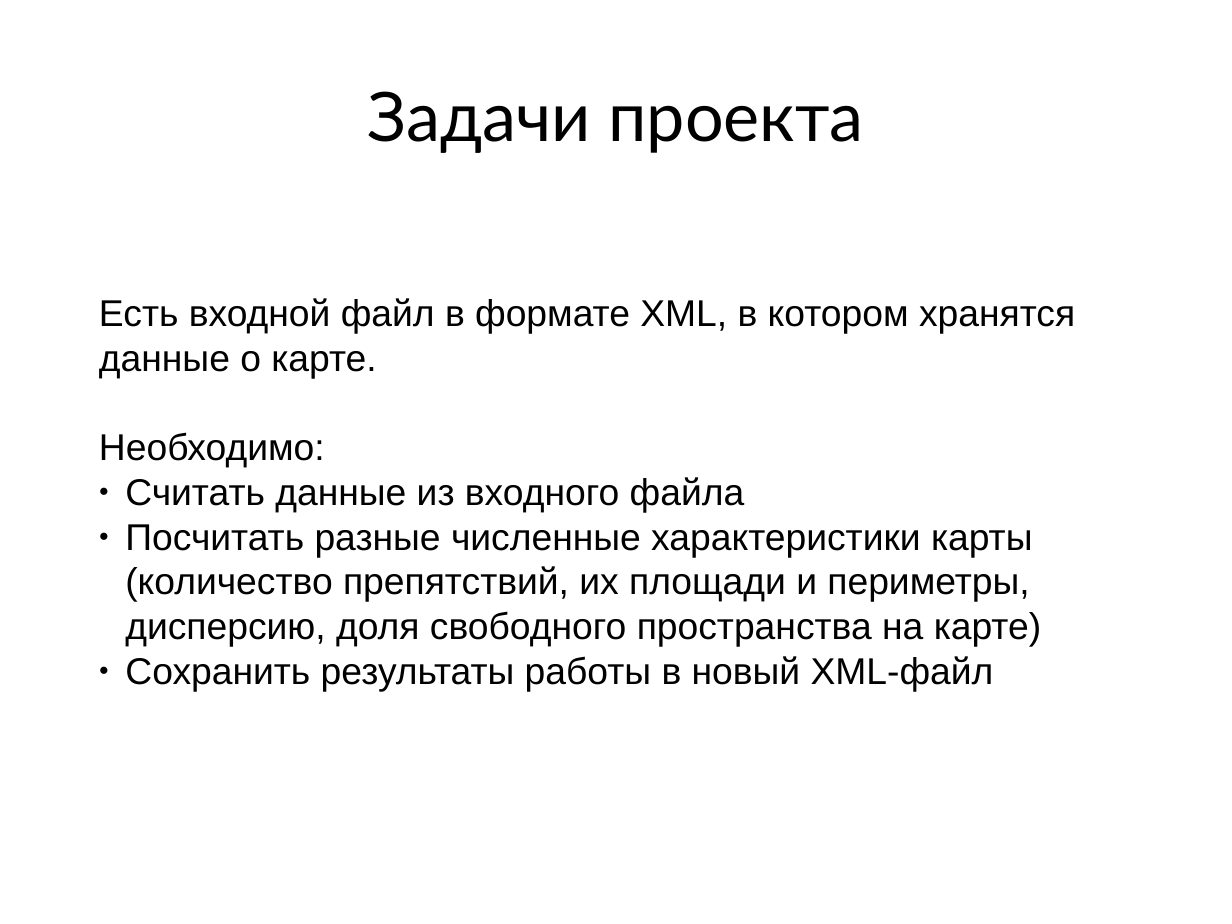
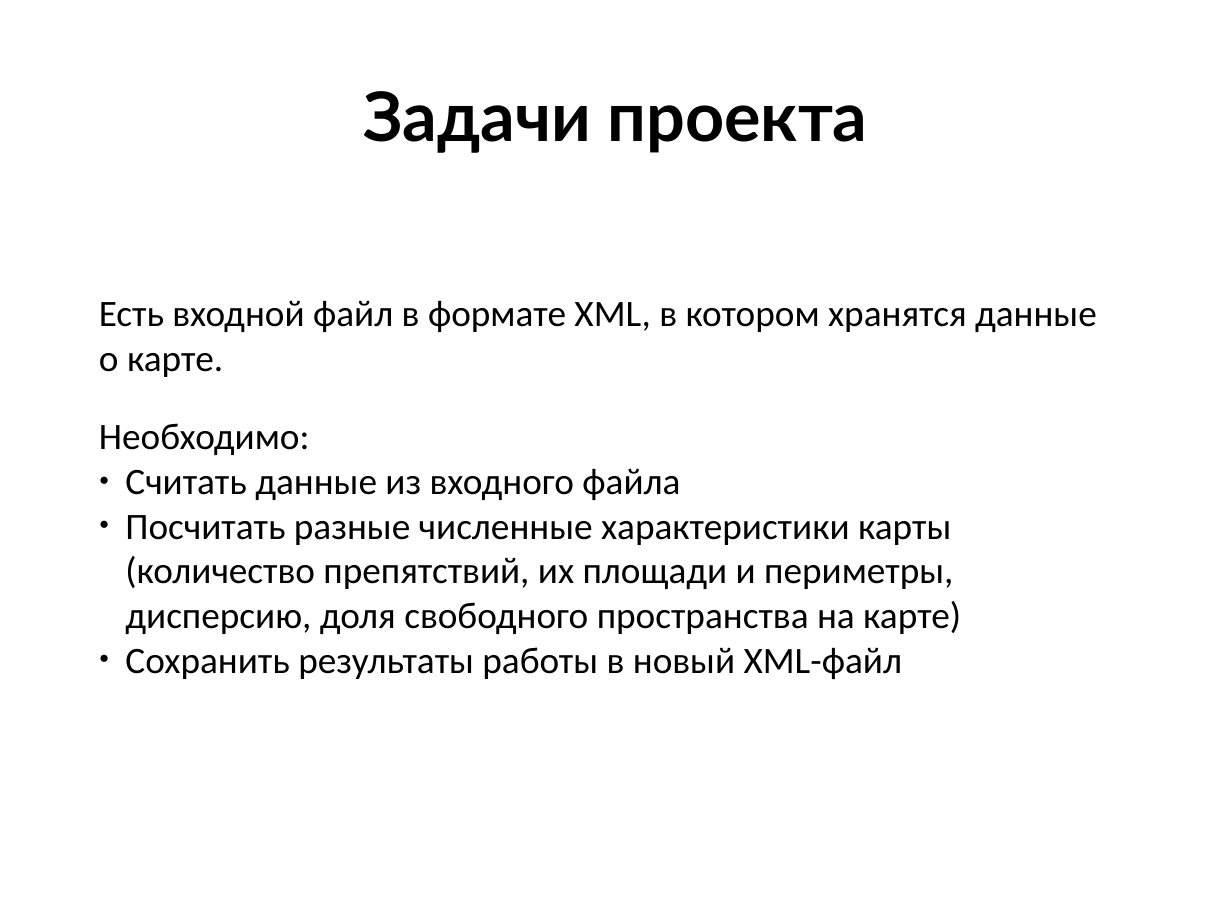
Before and after one commit to AndreSokol/pathfinding_algorithms, a slide deck: slide 2 of report/final_report.pptx. Drawn at 1232x924 pixels with LibreOffice and Linux fonts; fonts in the diff are those of the drawing. Boxes give left, top, right and bottom in pixels: in the first picture for what was removed or moved away, otherwise in the second. Text is boxed around its words. In the diff, an @@ line names an element or a change of style, - is before the commit and + after.

```diff
--- a/report/final_report.pptx
+++ b/report/final_report.pptx
@@ text "Задачи проекта" at [364, 91, 868, 153]: bold on @@
@@ text "Есть входной файл в формате ..." at [99, 300, 1097, 679]: font Arial to Calibri @@
```
Also in this commit, not shown: 2 other slides changed, 2 slides added, 2 slides removed.
